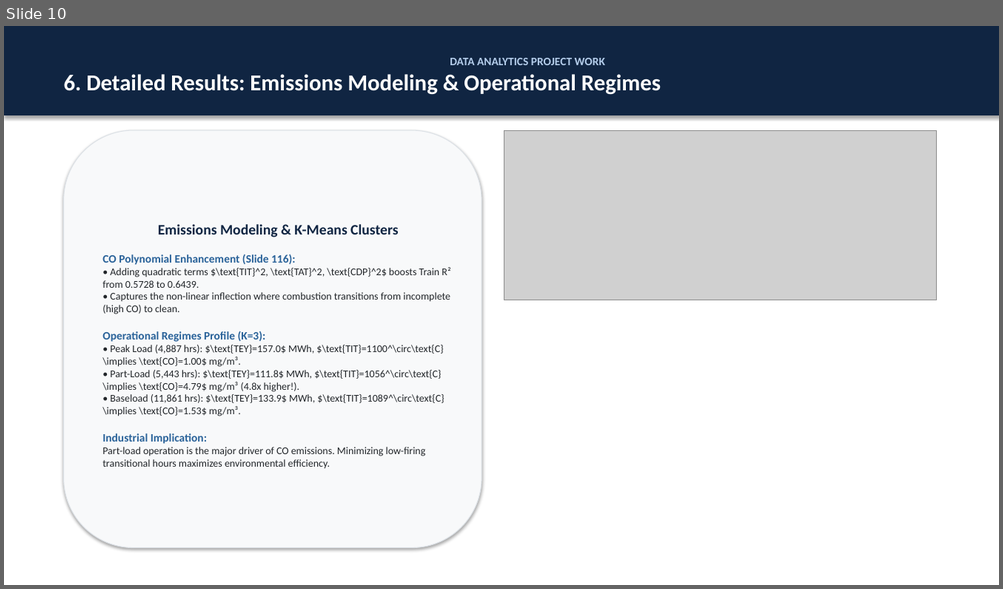
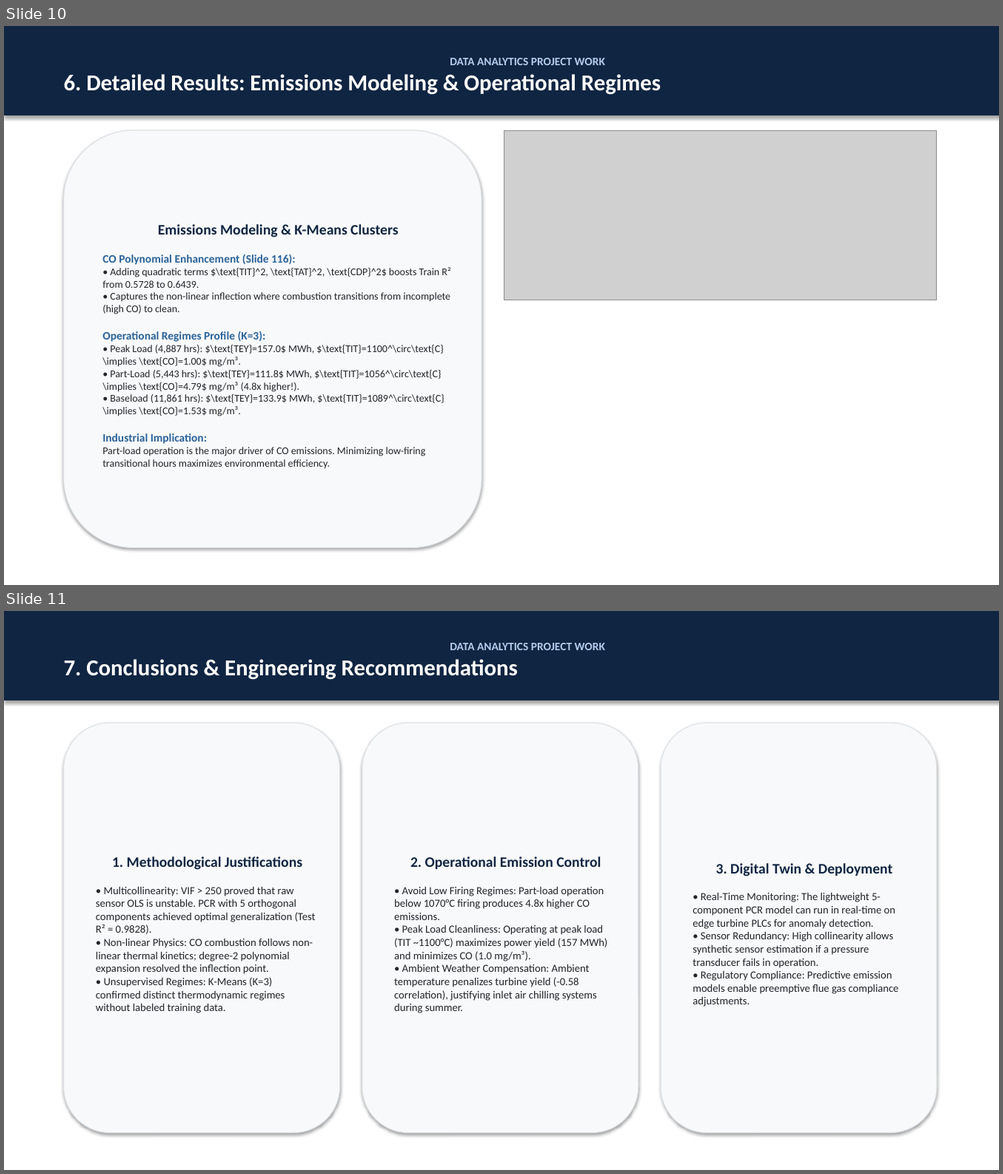
Before and after one commit to guidomariadifiore/DataAnalysisProject, a slide deck: presentation.pptx. Shown one above the other, each under a label of ours: slide 10 before the commit, slides 10 and 11 after it. The pictures are 1003x589 and 1003x1174 pixels, drawn with LibreOffice and Linux fonts; fonts in the diff are those of the drawing; grey boxes stand for pictures. Boxes give left, top, right and bottom in pixels: in the first picture for what was removed or moved away, otherwise in the second. Text is boxed around its words. In the diff, an @@ line names an element or a change of style, - is before the commit and + after.

```diff
--- a/presentation.pptx
+++ b/presentation.pptx
@@ slide 11 added at [4,611,999,1170], background #FFFFFF @@
@@ rectangle added at [4,611,999,701], fill #102542, outline #102542 0.75 pt, 22 pt, text #FFFFFF, bold @@
+DATA ANALYTICS PROJECT WORK
+7. Conclusions & Engineering Recommendations
@@ rounded rectangle added at [64,723,340,1133], fill #F8F9FA, outline #DCE1E6 0.75 pt, 10.5 pt, text #212529 @@
+1. Methodological Justifications
+• Multicollinearity: VIF > 250 proved that raw sensor OLS is unstable. PCR with 5 orthogonal components achieved optimal generalization (Test R² = 0.9828).
+• Non-linear Physics: CO combustion follows non-linear thermal kinetics; degree-2 polynomial expansion resolved the inflection point.
+• Unsupervised Regimes: K-Means (K=3) confirmed distinct thermodynamic regimes without labeled training data.
@@ rounded rectangle added at [362,723,638,1133], fill #F8F9FA, outline #DCE1E6 0.75 pt, 10.5 pt, text #212529 @@
+2. Operational Emission Control
+• Avoid Low Firing Regimes: Part-load operation below 1070°C firing produces 4.8x higher CO emissions.
+• Peak Load Cleanliness: Operating at peak load (TIT ~1100°C) maximizes power yield (157 MWh) and minimizes CO (1.0 mg/m³).
+• Ambient Weather Compensation: Ambient temperature penalizes turbine yield (-0.58 correlation), justifying inlet air chilling systems during summer.
@@ rounded rectangle added at [660,723,936,1133], fill #F8F9FA, outline #DCE1E6 0.75 pt, 10.5 pt, text #212529 @@
+3. Digital Twin & Deployment
+• Real-Time Monitoring: The lightweight 5-component PCR model can run in real-time on edge turbine PLCs for anomaly detection.
+• Sensor Redundancy: High collinearity allows synthetic sensor estimation if a pressure transducer fails in operation.
+• Regulatory Compliance: Predictive emission models enable preemptive flue gas compliance adjustments.
```
Also in this commit, not shown: 1 other slide added, 4 other files.
